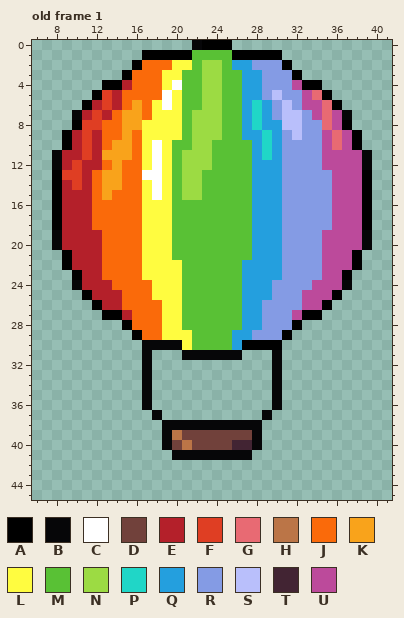
Pixel-art file: Player/Aesprite Files/Player_Balloon.aseprite. The picture above is the old version.
48x48 pixels, 1 frame. Shown: old frame 1: x 6..41, y 0..45. The commit also changed other frames, which this record leaves out.
Palette (. is transparent): A #000000  B #060608  C #ffffff  D #71413b  E #b4202a  F #df3e23  G #e86a73  H #bb7547  J #fa6a0a  K #f9a31b  L #fffc40  M #59c135  N #9cdb43  P #20d6c7  Q #249fde  R #849be4  S #b9bffb  T #422433  U #bc4a9b
Pixels before, old frame 1, first column x 8:
 0 ..............BAAA..............
 1 .........AAAAAMMMMAAAAA.........
 2 ........AJJJLLMNNMQQRRRA........
 3 .......AJJJLLMMNNMMQQRRRA.......
 4 .....AAEJJJLCMMNNMMQQRRRUAA.....
 5 ....AFEJJJJCLMMNNMMQQRSRRUGA....
 6 ...AEFEJKJLCLMMNNMMQPQRSRUUGA...
 7 ..BEFEJKKJLLLMNNNMMQPQRSSRUGUB..
 8 ..AFFJJKKLLLLMNNNMMQPQQSSRRGUA..
 9 .AEFEJJKJLLLLMNNNMMQQPQRSRRUGUA.
10 .AEFEJKKJLCLMMNNMMMMQPQRRRRUGUA.
11 BEEFEKKKJLCLMNNNMMMMQPQRRRRUUUUB
12 BEFEEJKJJLCLMNNNMMMMQQQRRRRUUUUB
13 AFFEJKKJJCCLMNNMMMMMQQQRRRRRUUUA
14 AEFEJKKJJLCLMNNMMMMMQQQRRRRRUUUA
15 AEEEJKJJJLCLMNNMMMMMQQQRRRRRUUUA
16 AEEEJJJJJLLLMMMMMMMMQQQRRRRRUUUA
17 AEEEJJJJJLLLMMMMMMMMQQQRRRRRUUUA
18 AEEEJJJJJLLLMMMMMMMMQQQRRRRRUUUA
19 BEEEEJJJJLLLMMMMMMMMQQQRRRRUUUUB
20 BEEEEJJJJLLLMMMMMMMMQQQRRRRUUUUB
21 .AEEEJJJJLLLMMMMMMMMQQQRRRRUUUA.
22 .AEEEJJJJLLLLMMMMMMQQQQRRRRUUUA.
23 ..AEEJJJJLLLLMMMMMMQQQQRRRRUUA..
24 ..BEEEJJJJLLLMMMMMMQQQRRRRUUUB..
25 ...AEEEJJJLLLMMMMMMQQQRRRUUUA...
26 ....AEEJJJJLLMMMMMMQQRRRRUUA....
27 .....AAEJJJLLMMMMMMQQRRRUAA.....
28 .......AJJJLLMMMMMMQQRRRA.......
29 ........AJJLLLMMMMQQRRRA........
30 .........BBBBLMMMMQAAAA.........
31 .........B...BBBBBB...B.........
32 .........B............B.........
33 .........B............B.........
34 .........B............B.........
35 .........B............B.........
36 .........B............B.........
37 ..........B..........B..........
38 ...........BBBBBBBBBB...........
39 ...........BHDDDDDDDB...........
40 ...........BDHDDDDTTB...........
41 ............BBBBBBBB............
Now the later version:
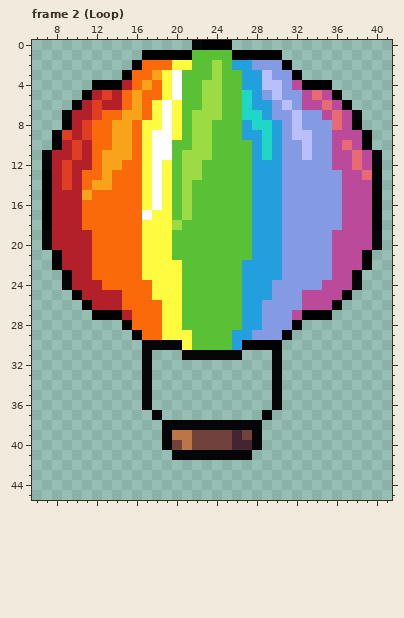
A new or re-ordered frame is compared with the old frame closest to it.
The commit says: Added balloon animation and started it
Change:
frames 1 -> 4
Frame 2 (Loop) is new; against old frame 1:
The author put colour A in row 4 at x 12 and 35; in row 5 at x 11 and 36; in row 6 at x 10 and 37; in row 8 at x 9 and 38; in rows 9 to 10 at x 8 and 39; in rows 13 to 18 at x 7 and 40.
The author put colour A in rows 21 to 22 at x 8 and 39; in row 23 at x 9 and 38; in row 25 at x 10 and 37; in row 26 at x 11 and 36; in row 27 at x 12 and 35.
The author put colour B in row 7 at x 9 and 38; in rows 11 to 12 at x 7 and 40; in rows 19 to 20 at x 7 and 40; in row 24 at x 9 and 38.
Colour L becomes colour C in row 3 at x 20; in row 5 at x 20; in rows 7 to 8 at x 19; in row 9 at x 18 to 19; in rows 10 to 11 at x 19; in row 16 at x 18.
Colour L becomes colour C in row 17 at x 17.
Colour A becomes colour E in row 5 at x 12; in row 6 at x 11; in row 8 at x 10; in row 10 at x 9; in rows 13 to 18 at x 8; in rows 21 to 22 at x 9.
Colour A becomes colour E in row 23 at x 10; in row 25 at x 11; in row 26 at x 12.
Colour B becomes colour E in row 7 at x 10; in rows 11 to 12 at x 8; in rows 19 to 20 at x 8; in row 24 at x 10.
Colour F becomes colour E in row 6 at x 13; in rows 10 to 11 at x 11; in rows 12 to 14 at x 10.
Colour A becomes colour F in row 9 at x 9.
Colour E becomes colour F in row 6 at x 12; in rows 10 to 11 at x 10; in row 12 at x 9; in row 14 at x 9.
Colour A becomes colour G in row 13 at x 39.
Colour U becomes colour G in rows 7 to 8 at x 36; in row 10 at x 37; in rows 11 to 12 at x 38.
Colour D becomes colour H in row 39 at x 21.
Colour E becomes colour J in row 7 at x 13; in rows 9 to 12 at x 12; in rows 13 to 14 at x 11; in rows 16 to 18 at x 11; in rows 19 to 23 at x 12; in row 24 at x 13.
Colour F becomes colour J in row 8 at x 12.
Colour K becomes colour J in row 8 at x 16; in rows 13 to 14 at x 14; in row 15 at x 13.
Colour E becomes colour K in row 15 at x 11.
Colour J becomes colour K in row 3 at x 18; in row 4 at x 17; in row 5 at x 16; in rows 8 to 9 at x 14; in row 12 at x 13; in row 14 at x 12.
Colour C becomes colour L in row 5 at x 19; in row 13 at x 17.
Colour N becomes colour M in rows 2 to 3 at x 23; in rows 8 to 9 at x 24; in row 12 at x 23; in rows 14 to 15 at x 22.
Colour M becomes colour N in rows 16 to 17 at x 21; in row 18 at x 20.
Colour Q becomes colour P in rows 5 to 7 at x 27; in row 8 at x 29.
Colour P becomes colour Q in row 6 at x 28.
Colour G becomes colour R in row 8 at x 35.
Colour S becomes colour R in rows 7 to 8 at x 31.
Colour U becomes colour R in row 7 at x 34; in rows 9 to 12 at x 35; in rows 13 to 18 at x 36; in rows 19 to 23 at x 35; in row 24 at x 34.
Colour R becomes colour S in row 3 at x 29; in row 4 at x 29 to 30; in rows 9 to 11 at x 33.
Colour D becomes colour T in row 39 at x 26.
Colour A becomes colour U in row 5 at x 35; in row 6 at x 36; in row 8 at x 37; in rows 9 to 10 at x 38; in rows 14 to 18 at x 39; in rows 21 to 22 at x 38.
Colour A becomes colour U in row 23 at x 37; in row 25 at x 36; in row 26 at x 35.
Colour B becomes colour U in row 7 at x 37; in rows 11 to 12 at x 39; in rows 19 to 20 at x 39; in row 24 at x 37.
Colour G becomes colour U in row 7 at x 35; in rows 9 to 10 at x 36.
Boxes around the changes in both pictures, in picture pixels (x1, y1, x2, y2):
changed: (42, 60, 382, 320)
changed: (182, 430, 242, 440)
